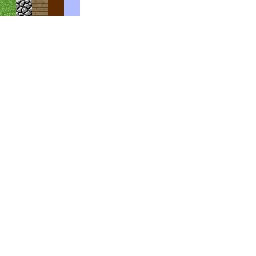
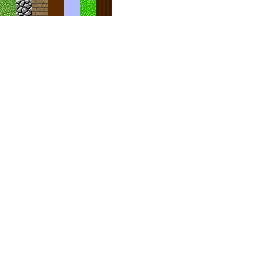
Comparing the layer stacks of the two 256px x 256px images. Changes:
added layer "Layer #2" above "Layer" over [96,0,112,16]
added layer "Layer" above "Layer #1" over [80,0,96,16]
